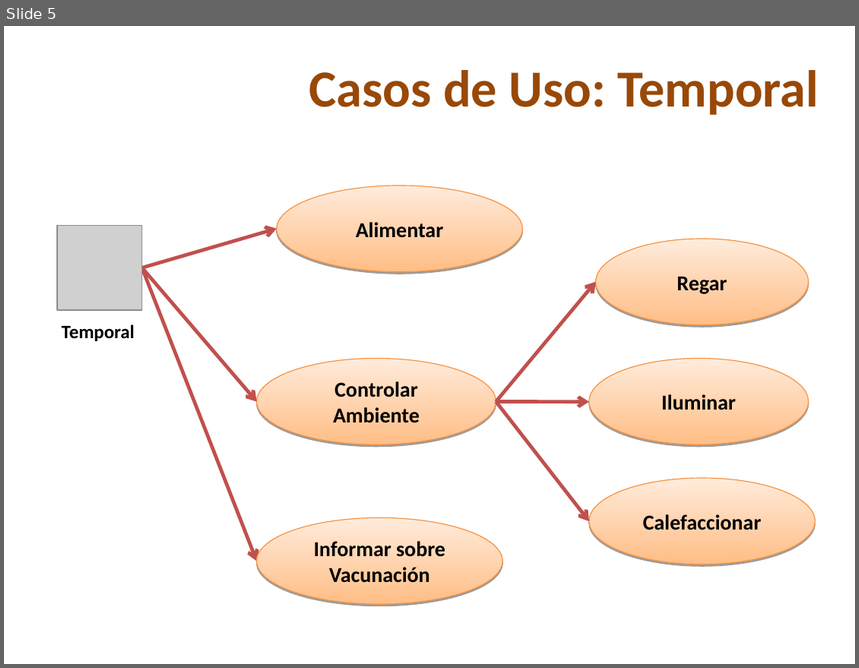
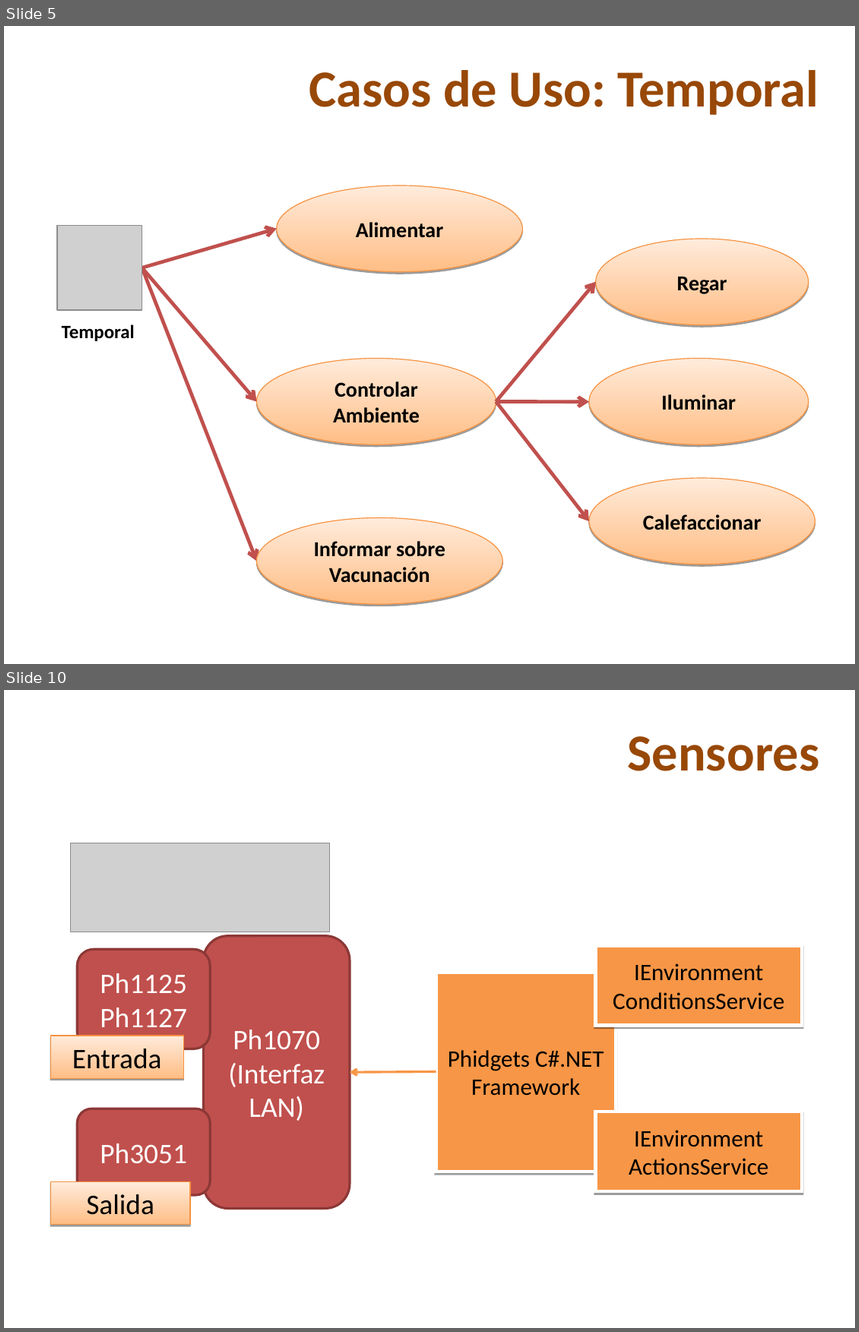
Before and after one commit to skiel85/taller-desarrollo-proyectos-i, a slide deck: Presentaciones/PresentacionDesarrollo.ppt. Shown one above the other, each under a label of ours: slide 5 before the commit, slides 5 and 10 after it; the slides between them are not shown. The pictures are 859x668 and 859x1332 pixels, drawn with LibreOffice and Linux fonts; fonts in the diff are those of the drawing; grey boxes stand for pictures; background and template pictures are left out. Boxes give left, top, right and bottom in pixels: in the first picture for what was removed or moved away, otherwise in the second. Text is boxed around its words. In the diff, an @@ line names an element or a change of style, - is before the commit and + after.

```diff
--- a/Presentaciones/PresentacionDesarrollo.ppt
+++ b/Presentaciones/PresentacionDesarrollo.ppt
@@ slide 10 added at bbox=[4, 690, 855, 1328], background picture (left out) @@
@@ title added at bbox=[628, 736, 820, 771], 44 pt, text #984807, bold @@
+Sensores
@@ picture added at bbox=[70, 844, 330, 932] @@
@@ freeform shape added at bbox=[203, 936, 350, 1208], fill #C0504D, outline #8C3836 2.01 pt, 24 pt, text #FFFFFF @@
+Ph1070
+(Interfaz LAN)
@@ rounded rectangle added at bbox=[77, 950, 210, 1049], fill #C0504D, outline #8C3836 2.01 pt, 24 pt, text #FFFFFF @@
+Ph1125
+Ph1127
@@ rectangle added at bbox=[595, 945, 801, 1025], fill #F79646, outline #FFFFFF 3 pt, 20 pt, text #000000 @@
+IEnvironment
+ConditionsService
@@ rectangle added at bbox=[436, 973, 616, 1172], fill #F79646, outline #FFFFFF 3 pt, 20 pt, text #000000 @@
+Phidgets C#.NET Framework
@@ rectangle added at bbox=[51, 1036, 183, 1078], fill gradient #FFBE86 to #FFEBDB, outline #F69240 0.74 pt, 24 pt, text #000000 @@
+Entrada
@@ arrow added from (436, 1072) to (350, 1072), #F79646 2.01 pt @@
@@ rounded rectangle added at bbox=[77, 1109, 210, 1195], fill #C0504D, outline #8C3836 2.01 pt, 24 pt, text #FFFFFF @@
+Ph3051
@@ rectangle added at bbox=[595, 1113, 801, 1192], fill #F79646, outline #FFFFFF 3 pt, 20 pt, text #000000 @@
+IEnvironment
+ActionsService
@@ rectangle added at bbox=[51, 1182, 190, 1224], fill gradient #FFBE86 to #FFEBDB, outline #F69240 0.74 pt, 24 pt, text #000000 @@
+Salida
```
Also in this commit, not shown: 2 slides changed, 7 other slides added, 2 slides removed.
